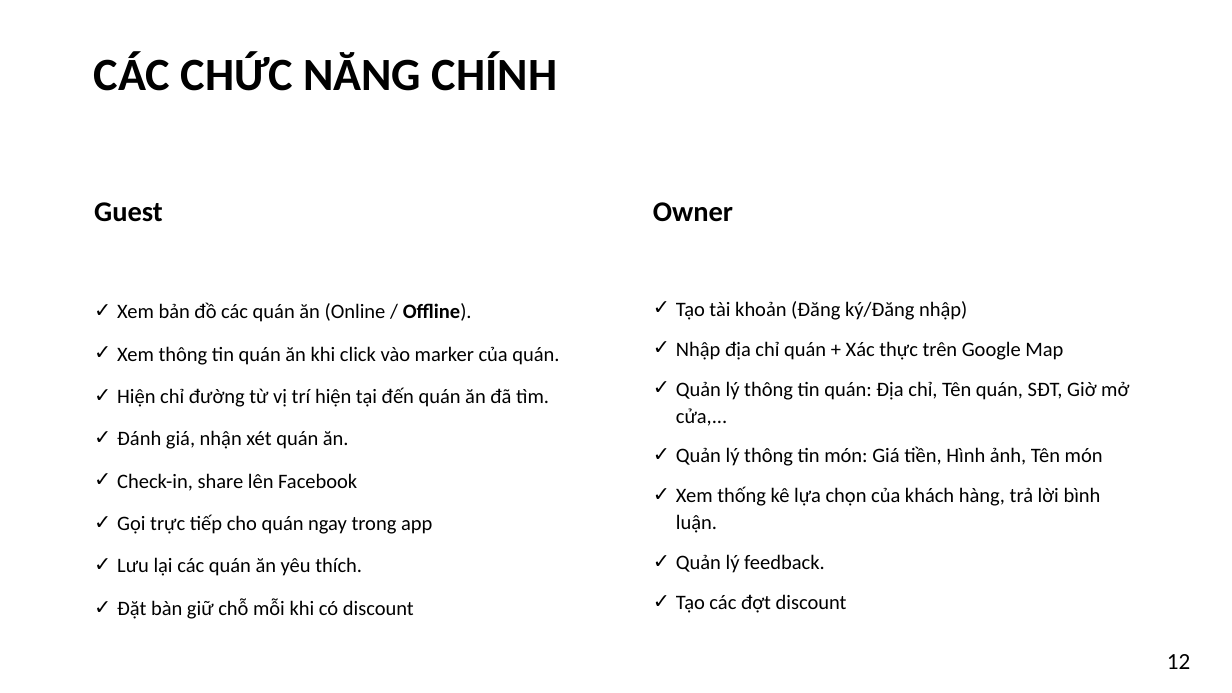
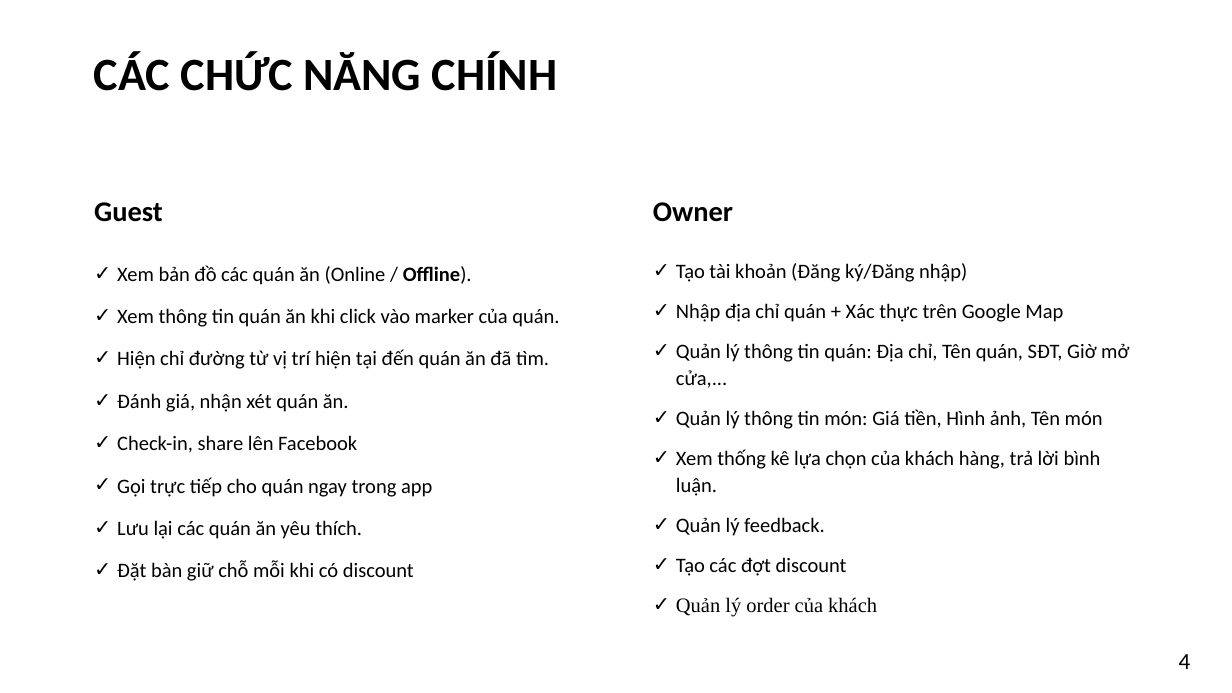
Before and after one commit to kim-ninh/ISE_NTMT_04, a slide deck: slide 4 of 05_Report/FoodMap_Nhom8.pptx (slide 12 before the commit). Drawn at 1232x693 pixels with LibreOffice and Linux fonts; fonts in the diff are those of the drawing. Boxes give left, top, right and bottom in pixels: in the first picture for what was removed or moved away, otherwise in the second. Text is boxed around its words. In the diff, an @@ line names an element or a change of style, - is before the commit and + after.

```diff
--- a/05_Report/FoodMap_Nhom8.pptx
+++ b/05_Report/FoodMap_Nhom8.pptx
@@ text "Xem bản đồ các quán ...": place and size @@
-text "Xem bản đồ các quán ..." at (117,302,559,619)
+text "Xem bản đồ các quán ..." at (117,265,559,581)
@@ text at (676,597,877,617): paragraph added @@
+✓ Quản lý order của khách
@@ page number at (1179,654,1191,669): text changed @@
-12
+4
```
Also in this commit, not shown: 3 other slides changed, 5 slides added, 3 slides removed, 12 other files.
